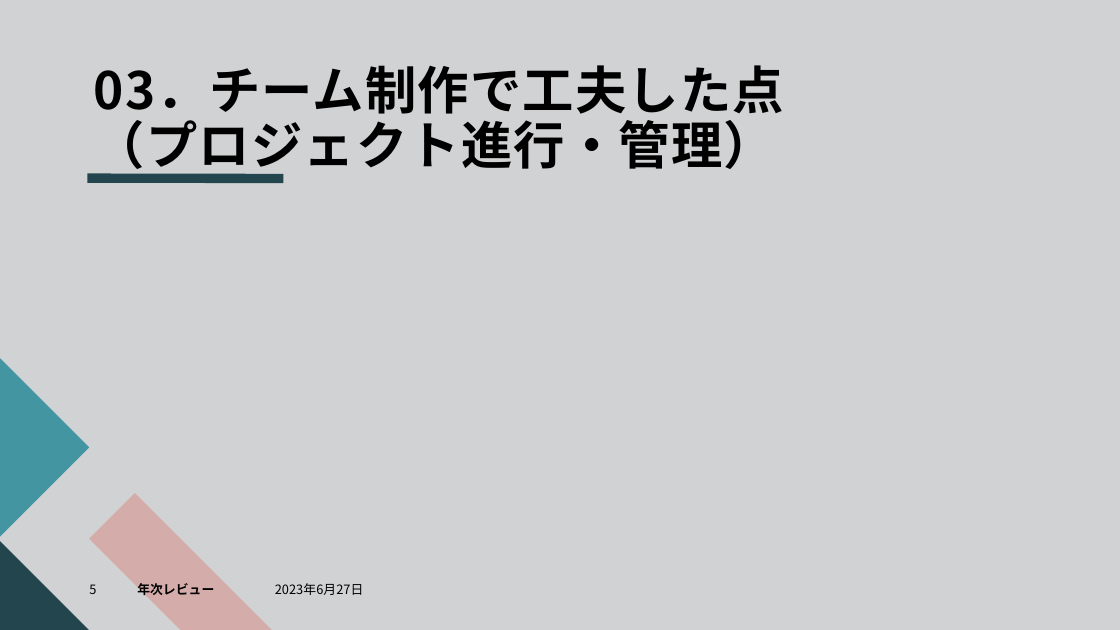
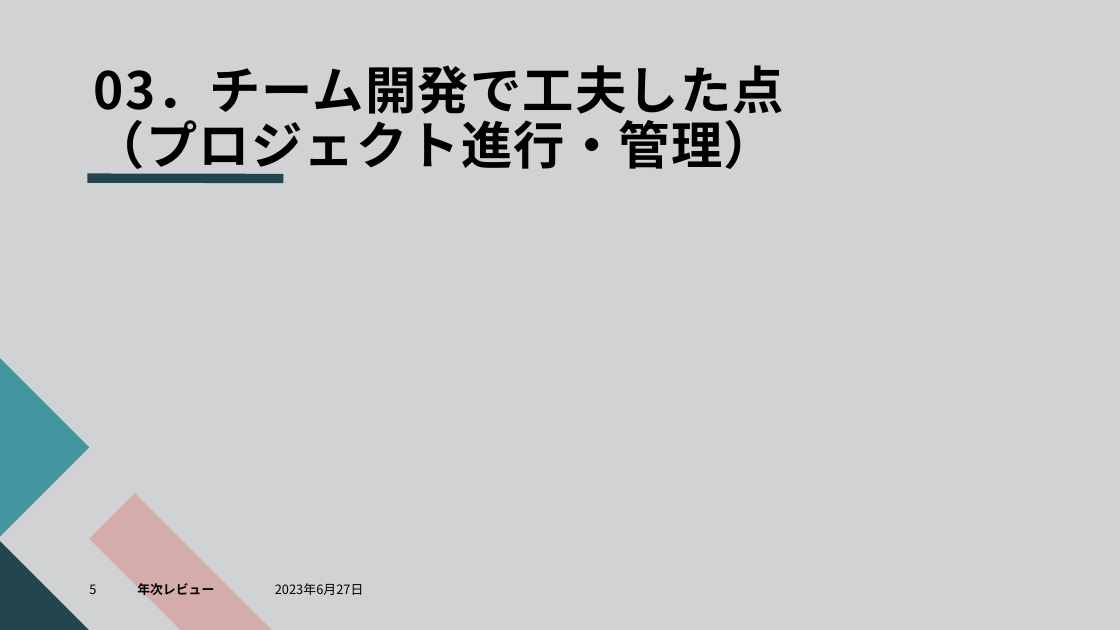
Before and after one commit to dojo2023/C-5, a slide deck: slide 5 of doc/SubsKeeper.pptx. Drawn at 1120x630 pixels with LibreOffice and Linux fonts; fonts in the diff are those of the drawing. Boxes give left, top, right and bottom in pixels: in the first picture for what was removed or moved away, otherwise in the second. Text is boxed around its words. In the diff, an @@ line names an element or a change of style, - is before the commit and + after.

```diff
--- a/doc/SubsKeeper.pptx
+++ b/doc/SubsKeeper.pptx
@@ title at (94,65,784,177): text changed @@
-03．チーム制作で工夫した点
-（プロジェクト進行・管理）
+03．チーム開発で工夫した点
+（プロジェクト進行・管理）
```
Also in this commit, not shown: 3 other slides changed.
